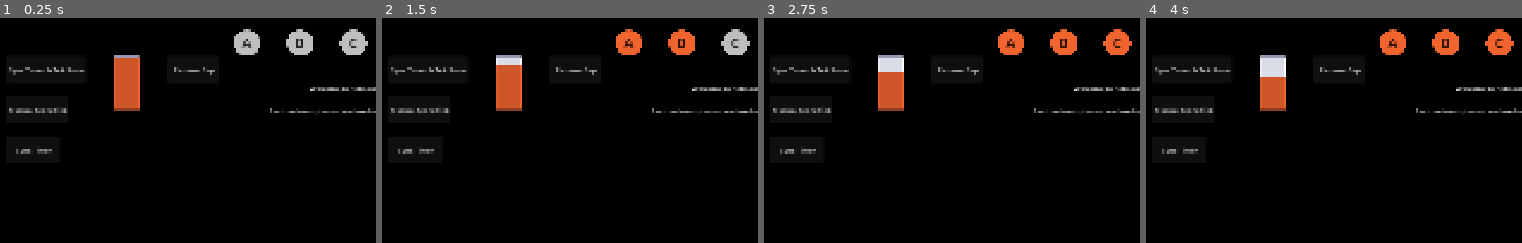
Above: before the commit, frames 1-4 (left to right).
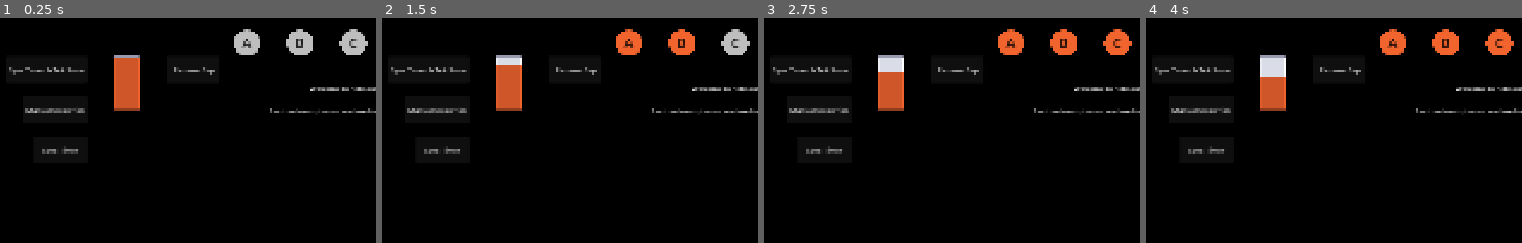
Above: after the commit, the same moments.

Repository: matthew-cavener/neb-control-score-calculator
Game: Godot game, scene res://scenes/main.tscn
Same seed, same stepped clock (60 frames per second), same inputs: the game is played once before the commit and once after it.
Inputs:
- Up to frame 1 (0.25 s): no input
- Up to frame 2 (1.5 s): click "A" at 0.5 s; click "B" at 1.25 s
- Up to frame 3 (2.75 s): click "C" at 2 s
- Up to frame 4 (4 s): click "D" at 2.75 s; click "E" at 3.5 s
The pictures show only the part of the screen within x 0-50%, y 9-59%; the shares and areas given below are measured in that part.

The runs differ from the first frame. In frame 1, 0.6% of the frame differs, in the area x 2-23%, y 40-61%; in frame 2, 0.6%; in frame 3, 0.6%; in frame 4, 0.6%.

Commit message:
change alignment

Diff:
--- a/godot/scenes/main.tscn
+++ b/godot/scenes/main.tscn
@@ -79,21 +79,21 @@
 [node name="SyncTimerTickScoreButton" type="Button" parent="."]
 offset_left = 128.0
 offset_top = 192.0
-offset_right = 256.0
+offset_right = 320.0
 offset_bottom = 256.0
 text = "Sync Timer & Tick Score"
 
 [node name="ManualScoreTickButton" type="Button" parent="."]
-offset_left = 128.0
+offset_left = 168.0
 offset_top = 288.0
-offset_right = 256.0
+offset_right = 320.0
 offset_bottom = 352.0
 text = "Manual Score Tick"
 
 [node name="TimerResetButton" type="Button" parent="."]
-offset_left = 128.0
+offset_left = 192.0
 offset_top = 384.0
-offset_right = 256.0
+offset_right = 320.0
 offset_bottom = 448.0
 text = "Sync Timer"
 
